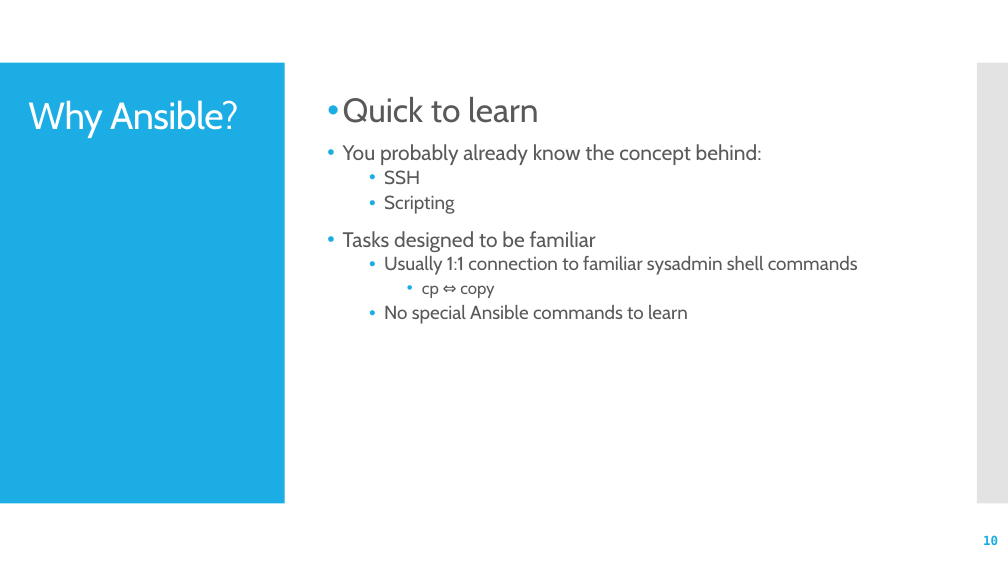
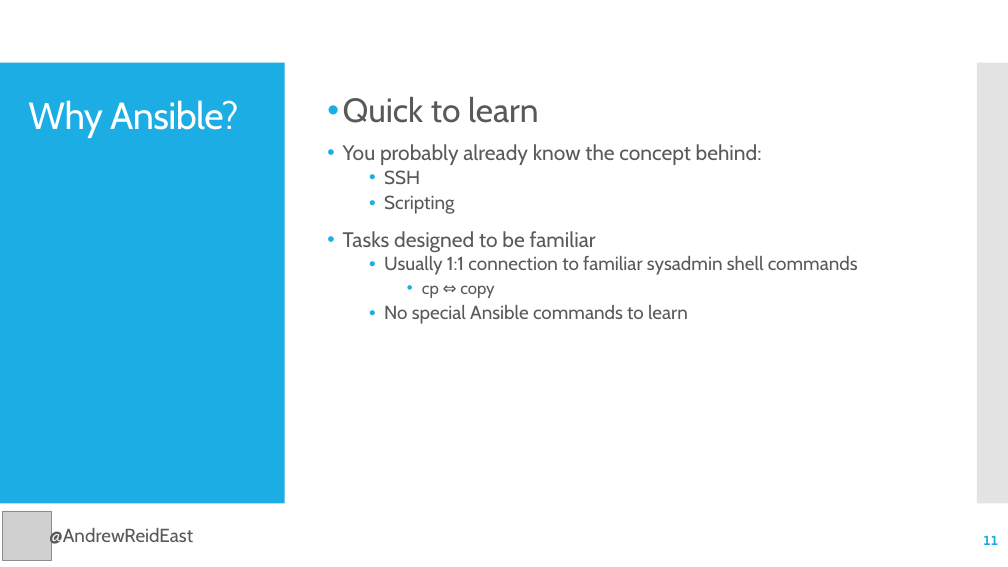
Before and after one commit to reideast/ansible-sandbox, a slide deck: slide 11 of Ansible ABC's and Tower Tips.pptx (slide 10 before the commit). Drawn at 1008x567 pixels with LibreOffice and Linux fonts; fonts in the diff are those of the drawing; grey boxes stand for pictures. Boxes give left, top, right and bottom in pixels: in the first picture for what was removed or moved away, otherwise in the second. Text is boxed around its words. In the diff, an @@ line names an element or a change of style, - is before the commit and + after.

```diff
--- a/Ansible ABC's and Tower Tips.pptx
+++ b/Ansible ABC's and Tower Tips.pptx
@@ picture added at [2, 511, 51, 560] @@
@@ text added at [49, 527, 193, 548], 18 pt, text #595959 @@
+@AndrewReidEast
@@ page number at [983, 535, 998, 545]: text changed @@
-10
+11
```
Also in this commit, not shown: 19 other slides changed, 1 slide added.
